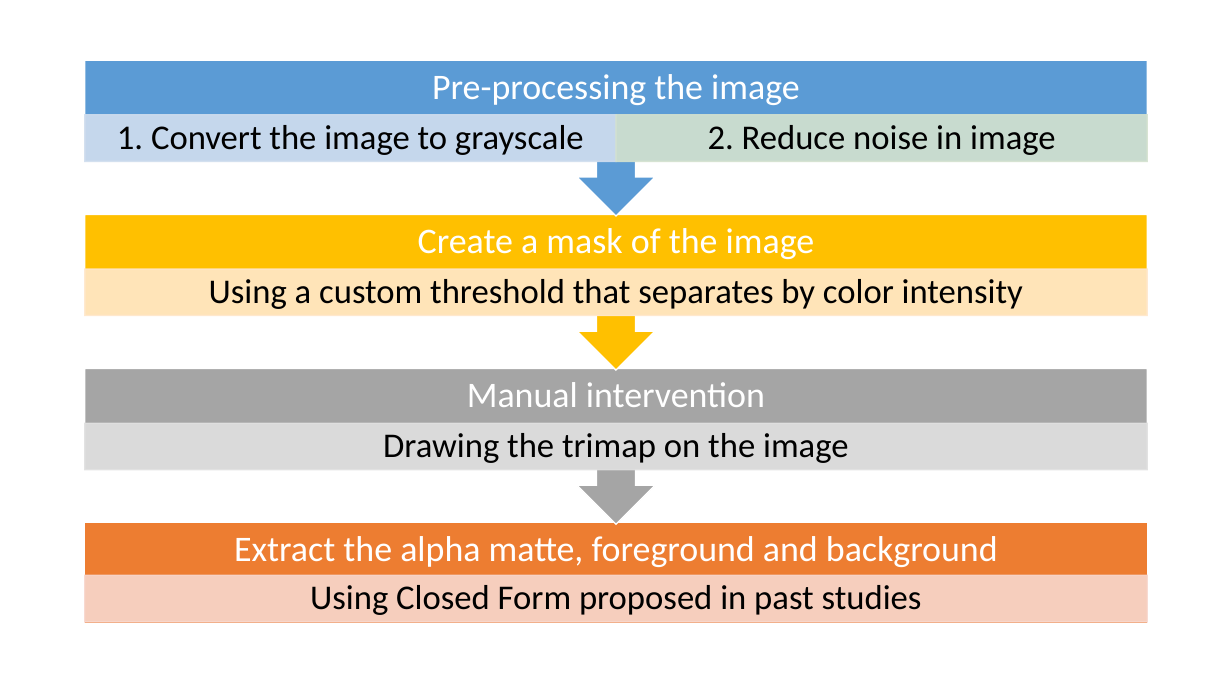
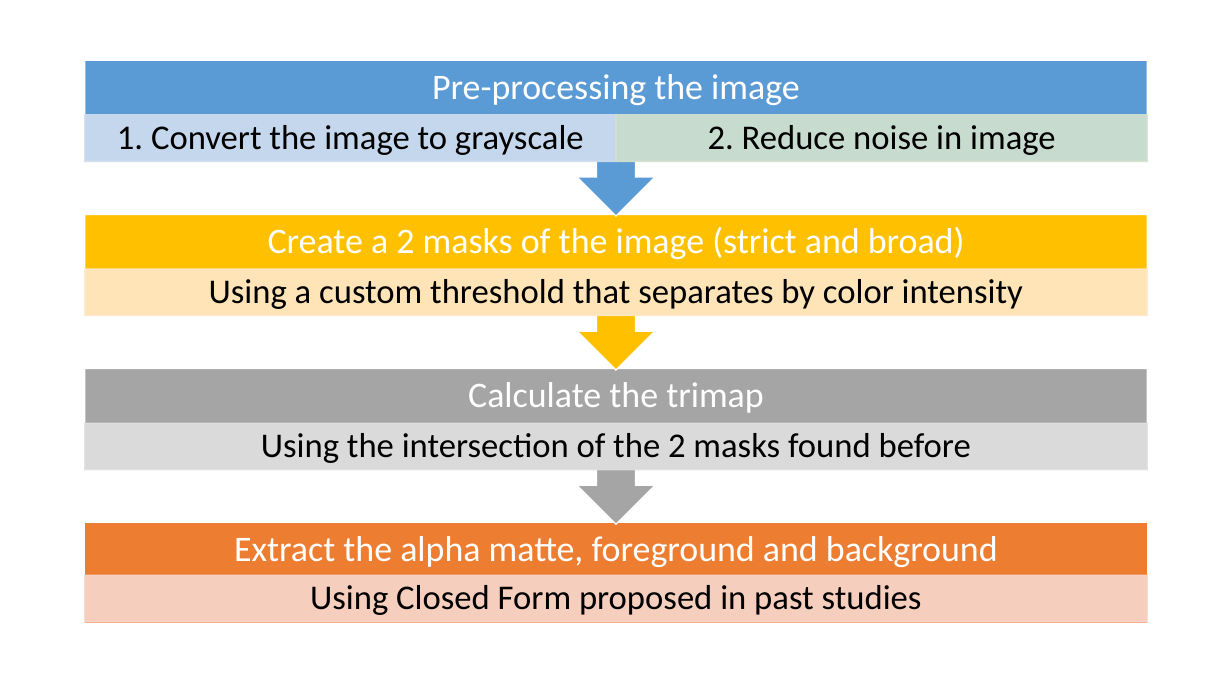
Before and after one commit to stukmachev/IACV-Project, a slide deck: slide 3 of docs/Slides.pptx (slide 2 before the commit). Drawn at 1232x693 pixels with LibreOffice and Linux fonts; fonts in the diff are those of the drawing. Boxes give left, top, right and bottom in pixels: in the first picture for what was removed or moved away, otherwise in the second. Text is boxed around its words. In the diff, an @@ line names an element or a change of style, - is before the commit and + after.

```diff
--- a/docs/Slides.pptx
+++ b/docs/Slides.pptx
@@ text at [268,227,965,259]: text changed @@
-Create a mask of the image
+Create a 2 masks of the image (strict and broad)
@@ text removed at [467,382,765,407] @@
-Manual intervention
@@ text at [468,382,763,413]: text changed; size 27 to 28 pt; text colour #000000 to #FFFFFF @@
-Drawing the trimap on the image
+Calculate the trimap
@@ text added at [261,433,971,463], 27 pt, text #000000 @@
+Using the intersection of the 2 masks found before
```
Also in this commit, not shown: 1 other slide changed, 2 slides added, 4 other files.
